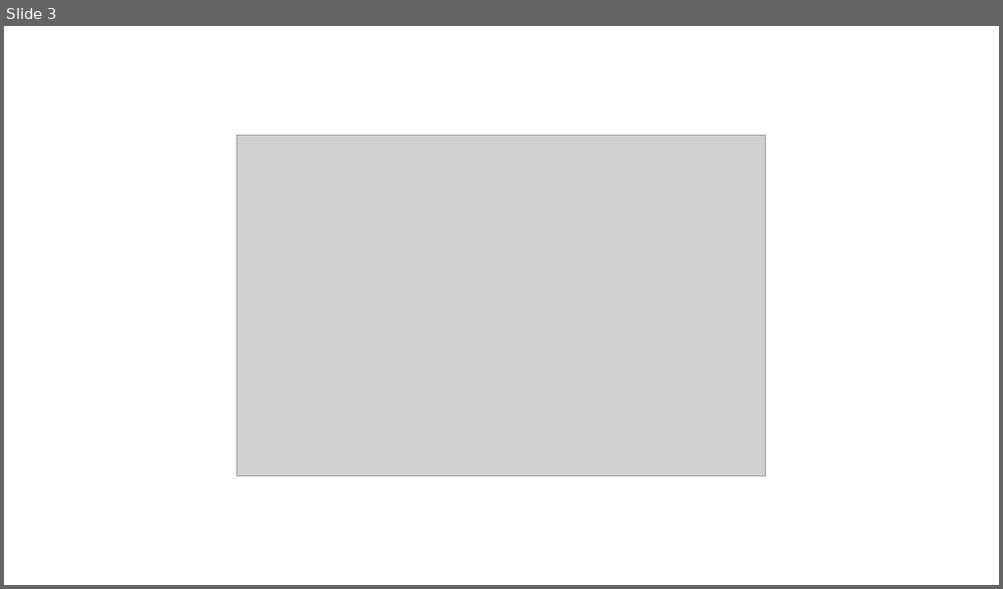
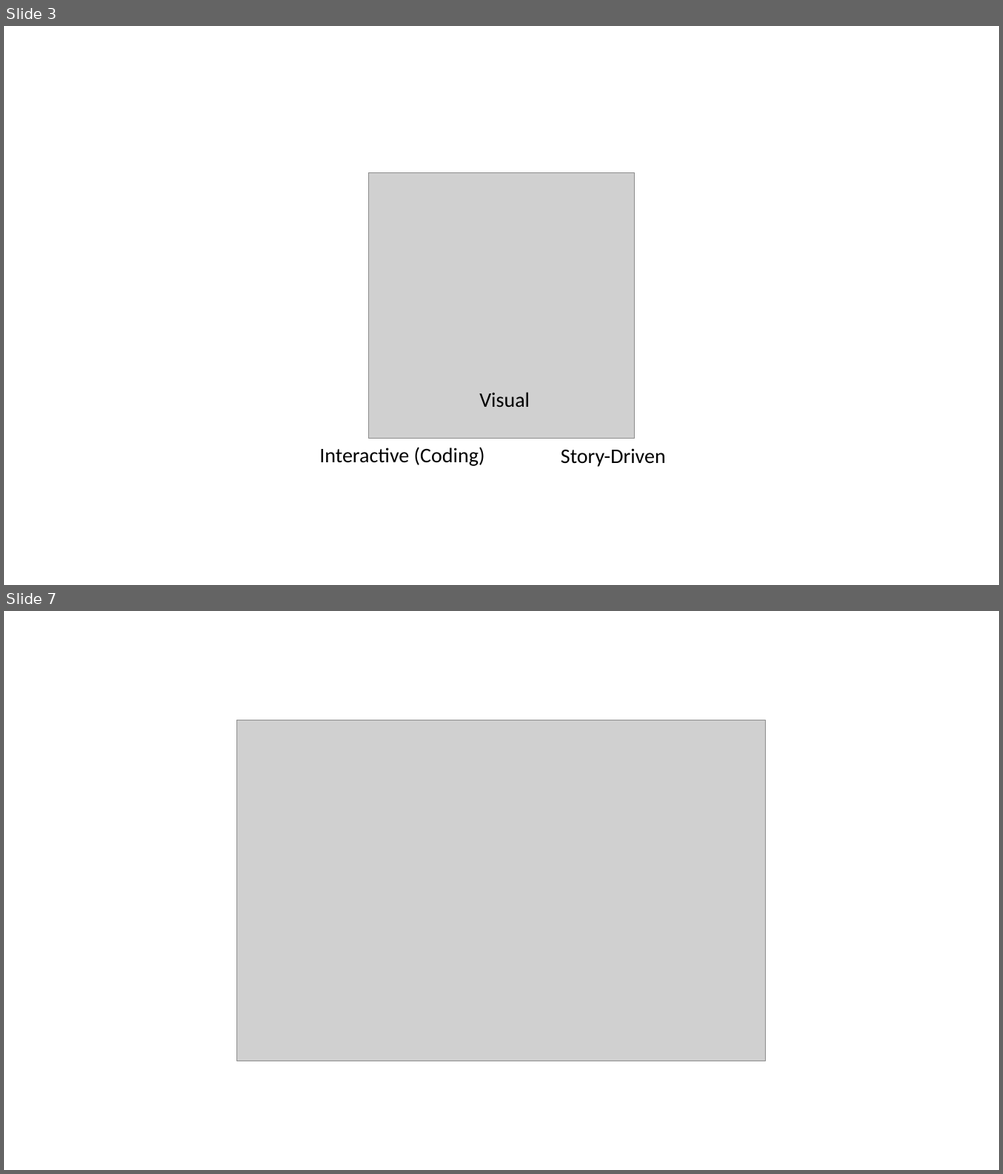
Before and after one commit to PracticumAI-Test/practicum, a slide deck: ai_workshop_presentation.pptx. Shown one above the other, each under a label of ours: slide 3 before the commit, slides 3 and 7 after it; the slides between them are not shown. The pictures are 1003x589 and 1003x1174 pixels, drawn with LibreOffice and Linux fonts; fonts in the diff are those of the drawing; grey boxes stand for pictures. Boxes give left, top, right and bottom in pixels: in the first picture for what was removed or moved away, otherwise in the second. Text is boxed around its words. In the diff, an @@ line names an element or a change of style, - is before the commit and + after.

```diff
--- a/ai_workshop_presentation.pptx
+++ b/ai_workshop_presentation.pptx
@@ slide 3 added at (4, 26, 999, 585), background #FFFFFF @@
@@ picture added at (368, 173, 634, 439) @@
@@ text added at (479, 392, 529, 407), 20 pt, text #000000 @@
+Visual
@@ text added at (319, 447, 485, 466), 20 pt, text #000000 @@
+Interactive (Coding)
@@ text added at (560, 449, 666, 467), 20 pt, text #000000 @@
+Story-Driven
@@ what was slide 3 is now slide 7 @@
```
Also in this commit, not shown: 2 slides changed, 11 other slides added, 7 slides removed.
